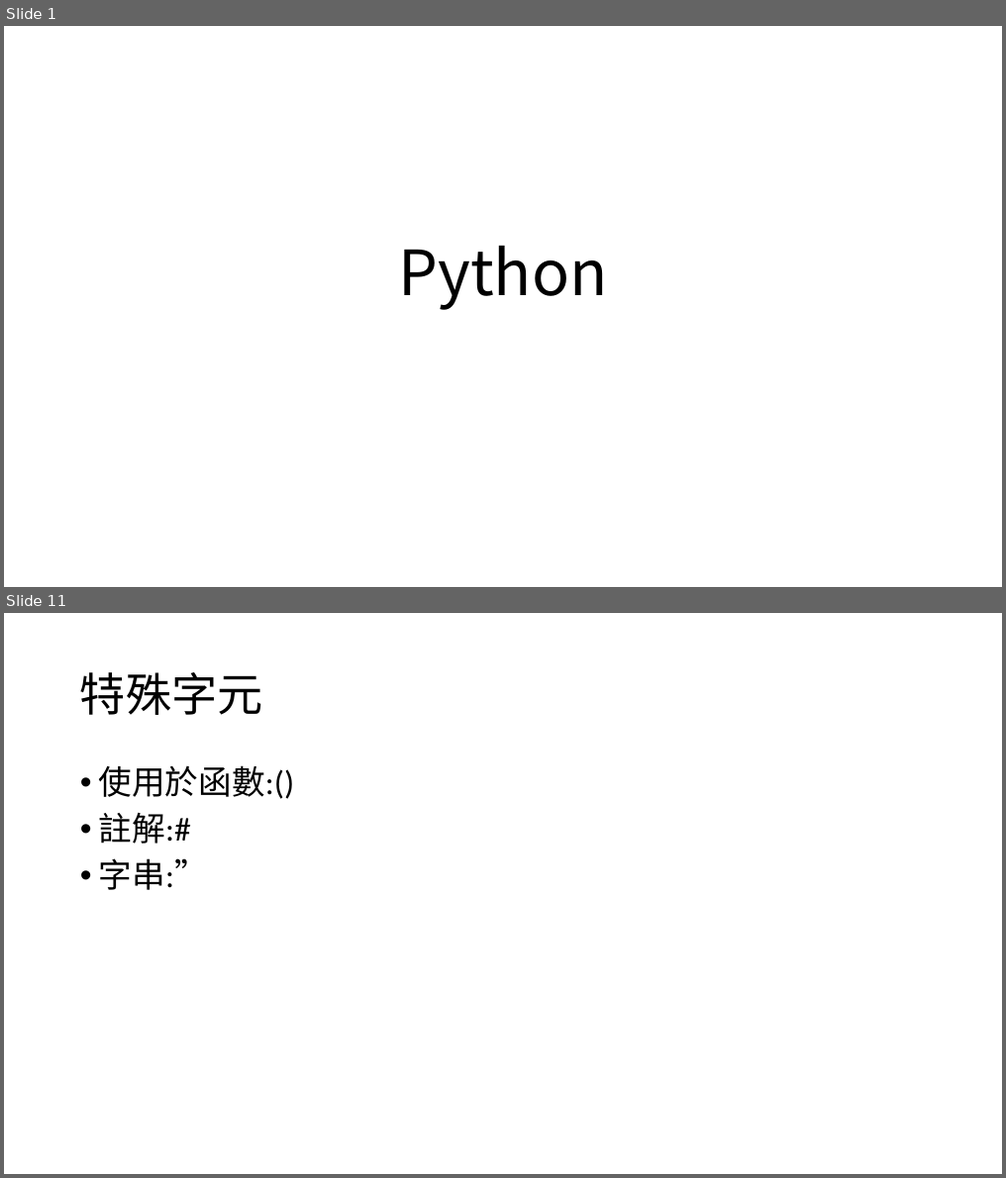
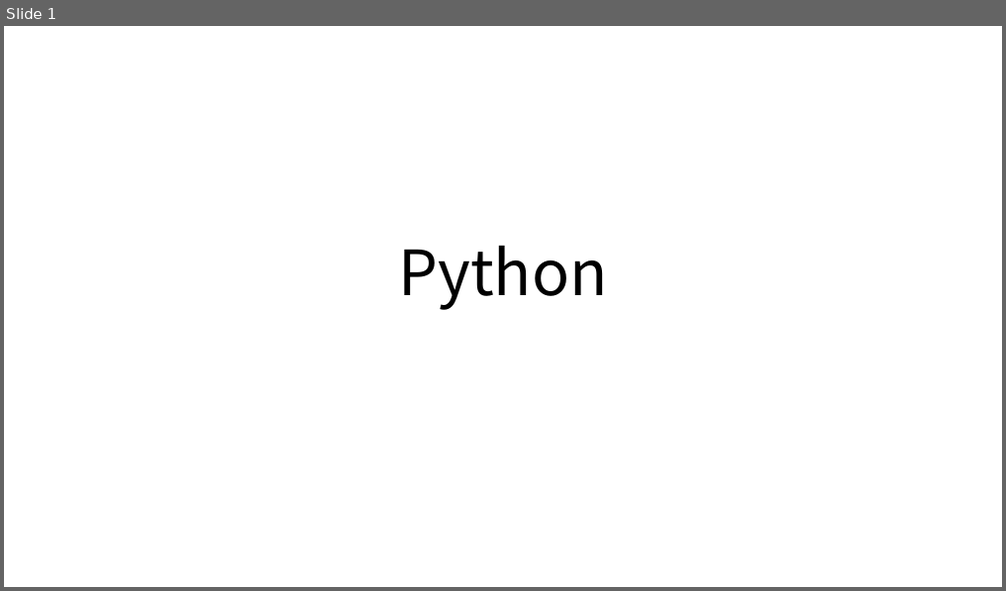
Before and after one commit to timmy61109/Python-Tutorial, a slide deck: Python程式設計入門指南.pptx. Shown one above the other, each under a label of ours: slides 1 and 11 before the commit, slide 1 after it; the slides between them are not shown. The pictures are 1006x1178 and 1006x591 pixels, drawn with LibreOffice and Linux fonts; fonts in the diff are those of the drawing. Boxes give left, top, right and bottom in pixels: in the first picture for what was removed or moved away, otherwise in the second. Text is boxed around its words. In the diff, an @@ line names an element or a change of style, - is before the commit and + after.

```diff
--- a/Python程式設計入門指南.pptx
+++ b/Python程式設計入門指南.pptx
@@ slide 11 removed at <box>4,613,1002,1174</box>, background #FFFFFF @@
@@ title removed at <box>80,672,263,715</box> @@
-特殊字元
@@ text removed at <box>99,765,295,890</box> @@
-• 使用於函數:()
-• 註解:#
-• 字串:”
```
Also in this commit, not shown: 2 slides changed, 19 slides added, 10 other slides removed.
